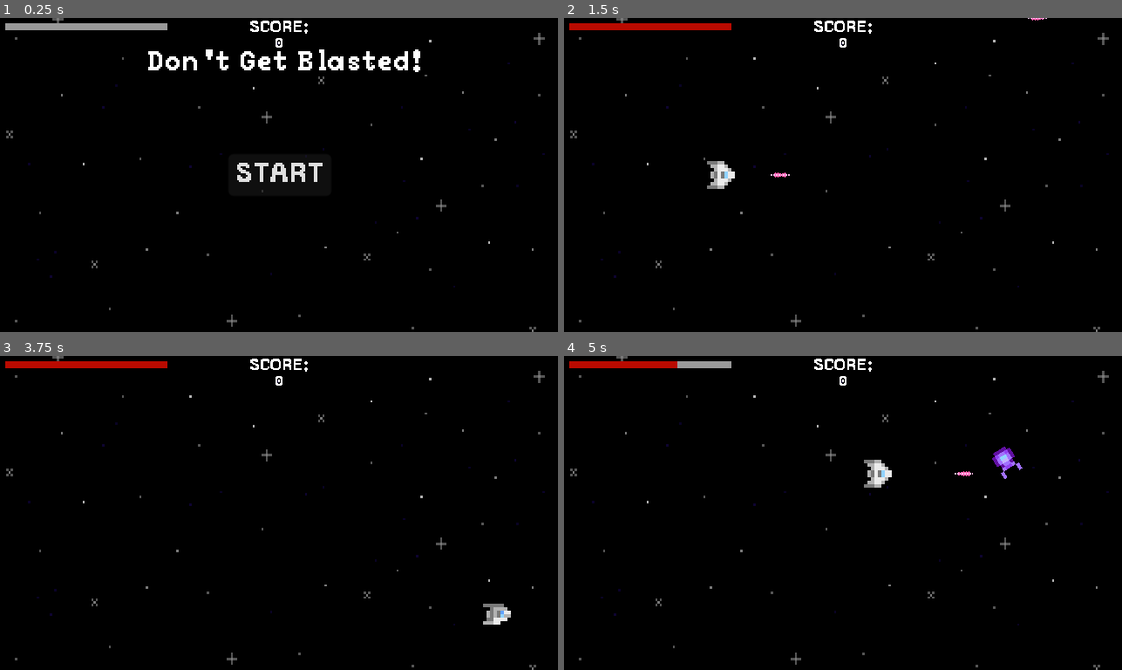
Above: before the commit, frames 1-4 (two rows, left to right).
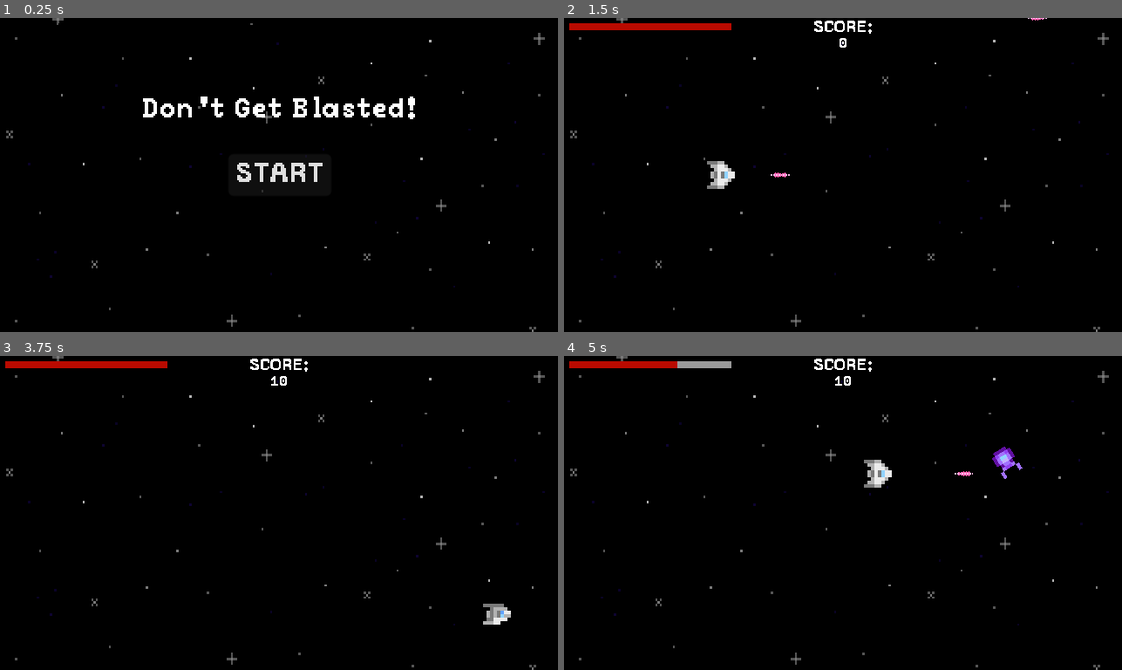
Above: after the commit, the same moments.

Repository: EwBax/dont-get-blasted
Game: Godot game, scene res://Scenes/main.tscn
Same seed, same stepped clock (60 frames per second), same inputs: the game is played once before the commit and once after it.
Inputs (mouse positions are in pixels of both pictures, inside the frame that each line leads up to):
- Up to frame 1 (0.25 s): no input
- Up to frame 2 (1.5 s): click "START" at 0.5 s; tap Enter at 1.25 s; move the mouse to (965, 159) at 1.27 s; press the mouse at (965, 159) at 1.28 s; hold D (move_right) from 1.28 s (still down)
- Up to frame 3 (3.75 s): move the mouse to (167, 528) at 2.02 s; release D (move_right) at 2.03 s; release the mouse at (167, 528) at 2.03 s; hold S (move_down) 2.03-2.78 s; click (167, 528) at 2.1 s; move the mouse to (334, 443) at 2.77 s; press the mouse at (334, 443) at 2.78 s; hold D (move_right) 2.78-3.53 s; move the mouse to (251, 575) at 3.52 s; release the mouse at (251, 575) at 3.53 s; hold W (move_up) from 3.53 s (still down); click (251, 575) at 3.6 s
- Up to frame 4 (5 s): move the mouse to (1010, 560) at 4.27 s; release W (move_up) at 4.28 s; press the mouse at (1010, 560) at 4.28 s; hold A (move_left) from 4.28 s (still down)

The runs differ from the first frame. In frame 1, 3.2% of the frame differs, in the area x 0-76%, y 0-33%; in frame 2, nothing differs; in frame 3, less than 0.1%; in frame 4, less than 0.1%.

Commit message:
Game loop and score tracking implemented

Diff:
--- a/Scenes/laser_bolt.tscn
+++ b/Scenes/laser_bolt.tscn
@@ -7,7 +7,7 @@
 radius = 2.0
 height = 12.0
 
-[node name="LaserBolt" type="RigidBody2D"]
+[node name="LaserBolt" type="RigidBody2D" groups=["friendly"]]
 collision_layer = 2
 gravity_scale = 0.0
 max_contacts_reported = 1
--- a/Scenes/main.tscn
+++ b/Scenes/main.tscn
@@ -14,7 +14,7 @@
 }
 point_count = 2
 
-[node name="Main" type="Node"]
+[node name="Main" type="Node" groups=["score_tracker"]]
 script = ExtResource("1_loid2")
 asteroid_scene = ExtResource("2_hi5e8")
 
@@ -32,9 +32,7 @@
 wait_time = 2.0
 one_shot = true
 
-[node name="ScoreTimer" type="Timer" parent="."]
-
-[node name="Menu" parent="." instance=ExtResource("4_o4klt")]
+[node name="Menu" parent="." groups=["score_tracker"] instance=ExtResource("4_o4klt")]
 
 [node name="HUD" parent="." instance=ExtResource("4_6dph7")]
 
--- a/Scenes/menu.tscn
+++ b/Scenes/menu.tscn
@@ -10,13 +10,15 @@
 anchors_preset = 5
 anchor_left = 0.5
 anchor_right = 0.5
-offset_left = -76.0
-offset_top = 18.0
-offset_right = 82.0
-offset_bottom = 34.0
+offset_left = -160.0
+offset_top = 45.0
+offset_right = 160.0
+offset_bottom = 61.0
 grow_horizontal = 2
 theme_override_fonts/font = ExtResource("1_vwcum")
 text = "Don't Get Blasted!"
+horizontal_alignment = 1
+vertical_alignment = 1
 
 [node name="StartButton" type="Button" parent="."]
 anchors_preset = 8
--- a/Scripts/asteroid.gd
+++ b/Scripts/asteroid.gd
@@ -9,6 +9,8 @@
 
 
 func _on_body_entered(body):
+	if (body.is_in_group("friendly")):
+		get_tree().call_group("score_tracker", "add_points", point_value)
 	destroy()
 
 
--- a/Scripts/main.gd
+++ b/Scripts/main.gd
@@ -3,6 +3,11 @@
 
 @export var asteroid_scene: PackedScene
 var score
+
+
+func _ready():
+	$HUD.hide()
+
 
 # spawns a new asteroid on timeout
 func _on_asteroid_timer_timeout():
@@ -31,15 +36,29 @@
 	add_child(asteroid)
 
 
+func game_over():
+	$AsteroidTimer.stop()
+	$Player.hide()
+	$Menu.show()
+
+
+func add_points(points):
+	score += points
+	$HUD.update_score(score)
+
+
 func _on_player_hp_updated(hit_points):
 	$HUD.update_health_bar(hit_points)
+	if hit_points == 0:
+		game_over()
 
 
 func new_game():
+	$HUD.show()
 	score = 0
+	$Player.start($PlayerStartLocation.position)
 	$HUD.update_score(score)
 	$HUD.update_health_bar($Player.hit_points)
-	$Player.start($PlayerStartLocation.position)
 	$StartTimer.start()
 
 
--- a/Scripts/menu.gd
+++ b/Scripts/menu.gd
@@ -5,5 +5,4 @@
 
 func _on_start_button_pressed():
 	start_game.emit()
-	$StartButton.hide()
-	$Title.hide()
+	hide()
--- a/Scripts/player.gd
+++ b/Scripts/player.gd
@@ -19,6 +19,7 @@
 
 
 func start(pos):
+	hit_points = hit_point_maximum
 	$AnimatedSprite2D.play("fly")
 	hp_updated.emit(hit_points)
 	position = pos
